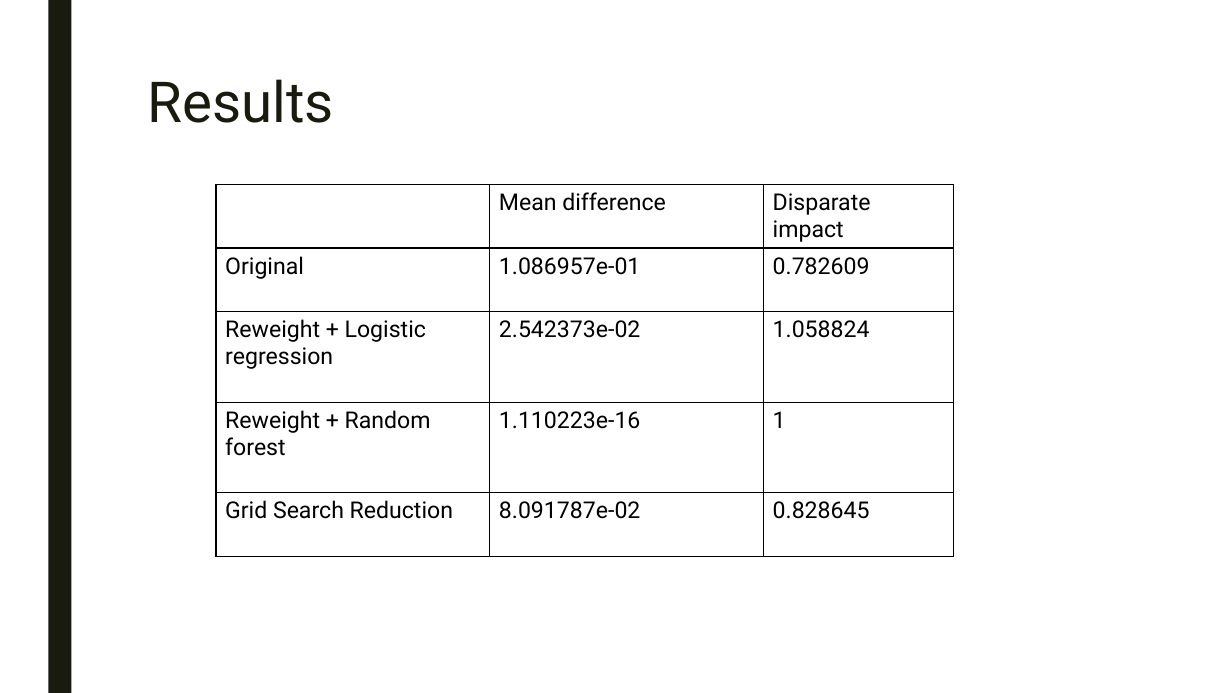
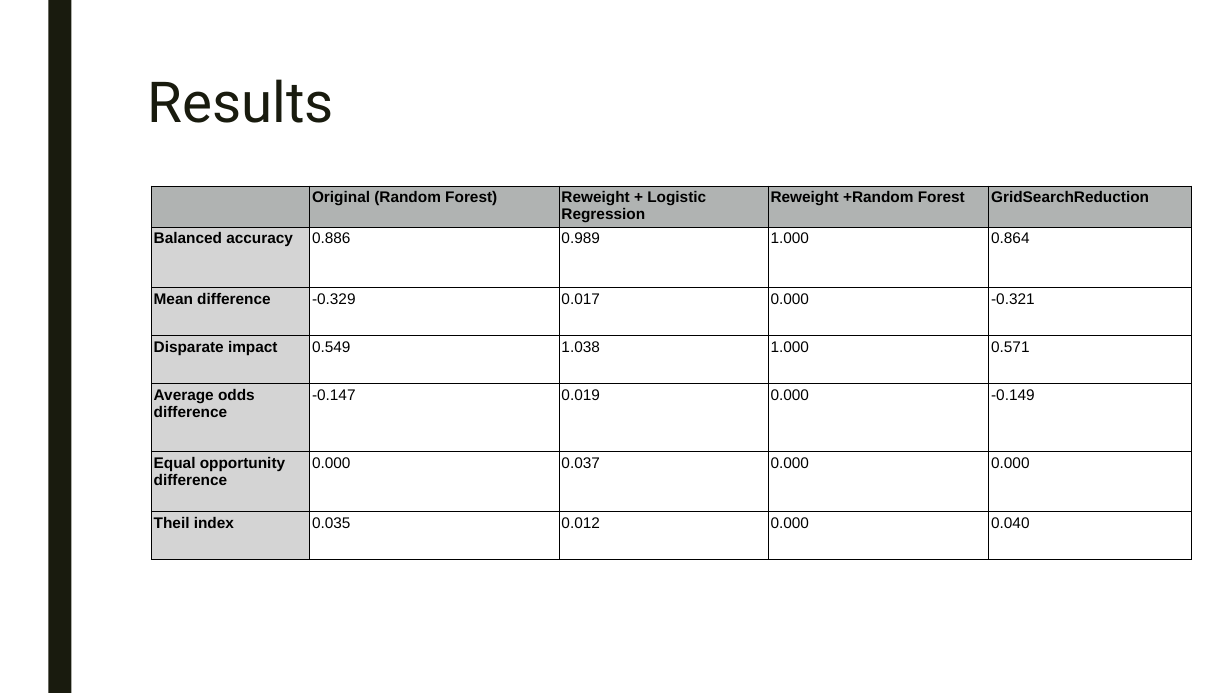
Before and after one commit to Isyohan/Fairness_IA_Project, a slide deck: slide 7 of Présentation.pptx. Drawn at 1232x693 pixels with LibreOffice and Linux fonts; fonts in the diff are those of the drawing. Boxes give left, top, right and bottom in pixels: in the first picture for what was removed or moved away, otherwise in the second. Text is boxed around its words. In the diff, an @@ line names an element or a change of style, - is before the commit and + after.

```diff
--- a/Présentation.pptx
+++ b/Présentation.pptx
@@ table added at [152, 186, 1192, 560], 7 rows, 5 columns @@
+ | Original (Random Forest) | Reweight + Logistic Regression | Reweight +Random Forest | GridSearchReduction
+Balanced accuracy | 0.886 | 0.989 | 1.000 | 0.864
+Mean difference | -0.329 | 0.017 | 0.000 | -0.321
+Disparate impact | 0.549 | 1.038 | 1.000 | 0.571
+Average odds difference | -0.147 | 0.019 | 0.000 | -0.149
+Equal opportunity difference | 0.000 | 0.037 | 0.000 | 0.000
+Theil index | 0.035 | 0.012 | 0.000 | 0.040
@@ table removed at [216, 185, 954, 537], 5 rows, 3 columns @@
- | Mean difference | Disparate impact
-Original | 1.086957e-01 | 0.782609
-Reweight + Logistic regression | 2.542373e-02 | 1.058824
-Reweight + Random forest | 1.110223e-16 | 1
-Grid Search Reduction | 8.091787e-02 | 0.828645
```
Also in this commit, not shown: 1 other slide changed, 1 slide added, 2 other files.
